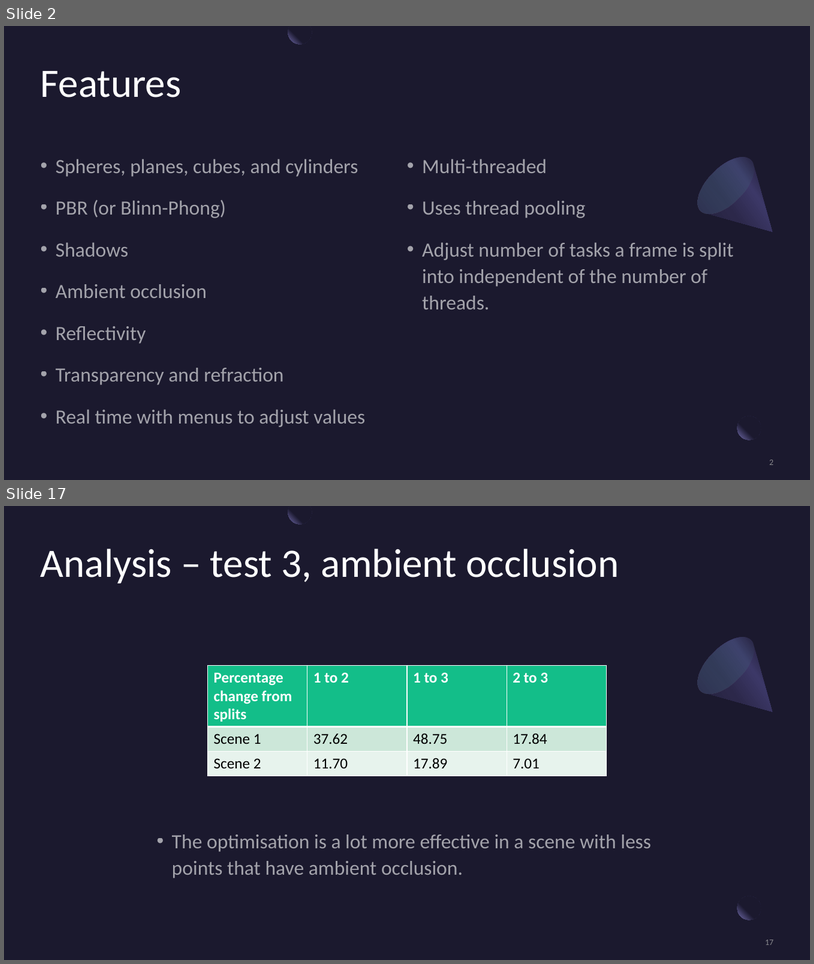
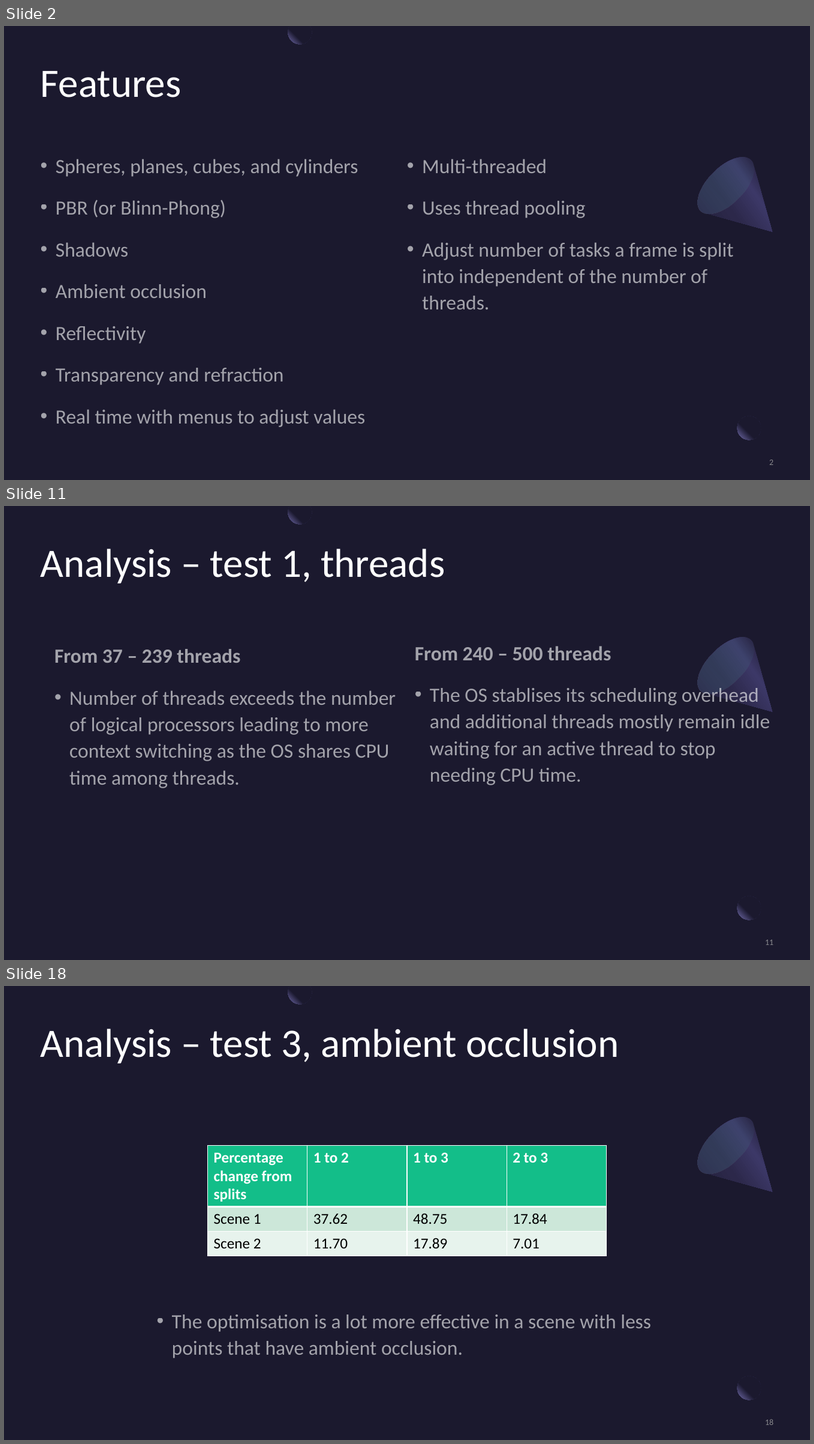
Before and after one commit to jtothec67/Ray-tracer, a slide deck: Presentation Title.pptx. Shown one above the other, each under a label of ours: slides 2 and 17 before the commit, slides 2, 11 and 18 after it; the slides between them are not shown. The pictures are 814x964 and 814x1444 pixels, drawn with LibreOffice and Linux fonts; fonts in the diff are those of the drawing. Boxes give left, top, right and bottom in pixels: in the first picture for what was removed or moved away, otherwise in the second. Text is boxed around its words. In the diff, an @@ line names an element or a change of style, - is before the commit and + after.

```diff
--- a/Presentation Title.pptx
+++ b/Presentation Title.pptx
@@ slide 11 added at bbox=[4, 506, 810, 960], background #1B192E; not listed: 2 template elements that a slide beside it also shows @@
@@ freeform shape added at bbox=[288, 506, 312, 524], fill gradient #1B192E to #7771B2 @@
@@ title added at bbox=[41, 549, 445, 583], 48 pt, text #FFFFFF @@
+Analysis – test 1, threads
@@ freeform shape added at bbox=[689, 627, 798, 737], fill gradient #2C284A to #3C3867 to #1B192E @@
@@ ellipse added at bbox=[689, 627, 764, 703], fill gradient #454075 to #5BEFC1 @@
@@ text added at bbox=[54, 649, 396, 788], 24 pt, text #FFFFFF at 60% opacity @@
+From 37 – 239 threads
+• Number of threads exceeds the number of logical processors leading to more context switching as the OS shares CPU time among threads.
@@ text added at bbox=[415, 646, 771, 785], 24 pt, text #FFFFFF at 60% opacity @@
+From 240 – 500 threads
+• The OS stablises its scheduling overhead and additional threads mostly remain idle waiting for an active thread to stop needing CPU time.
@@ page number added at bbox=[765, 939, 774, 945], 10 pt, text #A6A6A6 at 80% opacity @@
+11
@@ what was slide 17 is now slide 18 @@
@@ page number at bbox=[765, 1419, 774, 1425]: text changed @@
-17
+18
```
Also in this commit, not shown: 14 slides changed, 1 slide removed, 14 other files.
